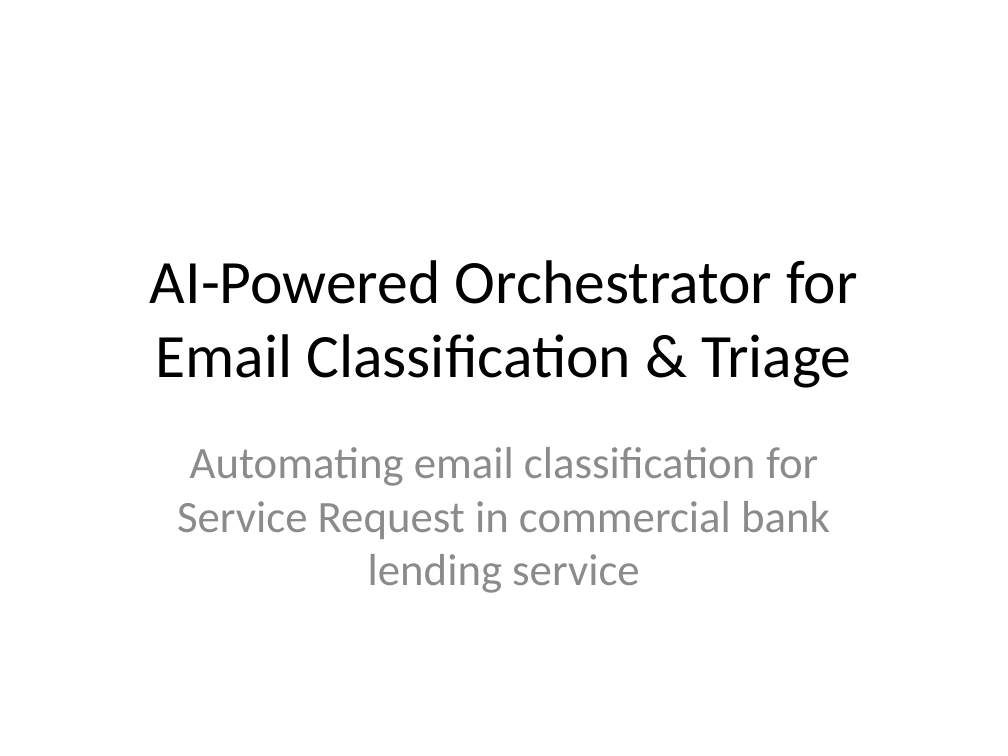
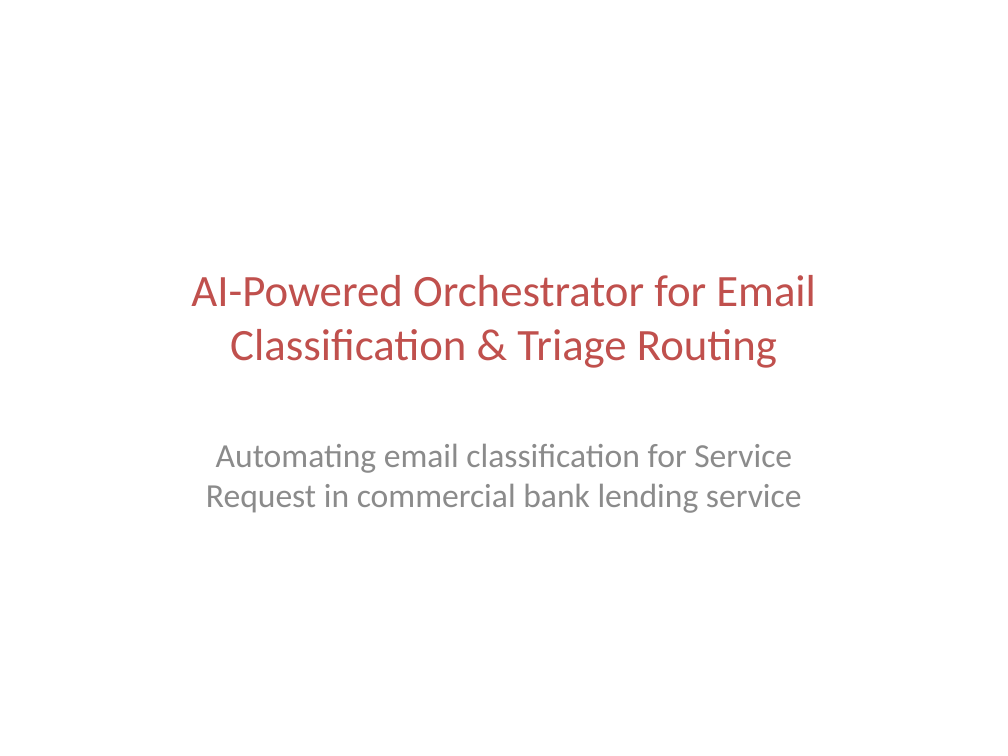
Before and after one commit to ewfx/gaied-ai-sparklers, a slide deck: slide 1 of artifacts/arch/AI_Email_Classification_Presentation.pptx. Drawn at 1008x756 pixels with LibreOffice and Linux fonts; fonts in the diff are those of the drawing. Boxes give left, top, right and bottom in pixels: in the first picture for what was removed or moved away, otherwise in the second. Text is boxed around its words. In the diff, an @@ line names an element or a change of style, - is before the commit and + after.

```diff
--- a/artifacts/arch/AI_Email_Classification_Presentation.pptx
+++ b/artifacts/arch/AI_Email_Classification_Presentation.pptx
@@ title at (191, 275, 816, 368): text changed; size 44 to 32 pt; text colour #000000 to #C0504D @@
-AI-Powered Orchestrator for Email Classification & Triage
+AI-Powered Orchestrator for Email Classification & Triage Routing
@@ subtitle "Automating email classification for Service ..." at (206, 443, 802, 513): size 32 to 24 pt; less space between paragraphs @@
```
Also in this commit, not shown: 6 other slides changed.
